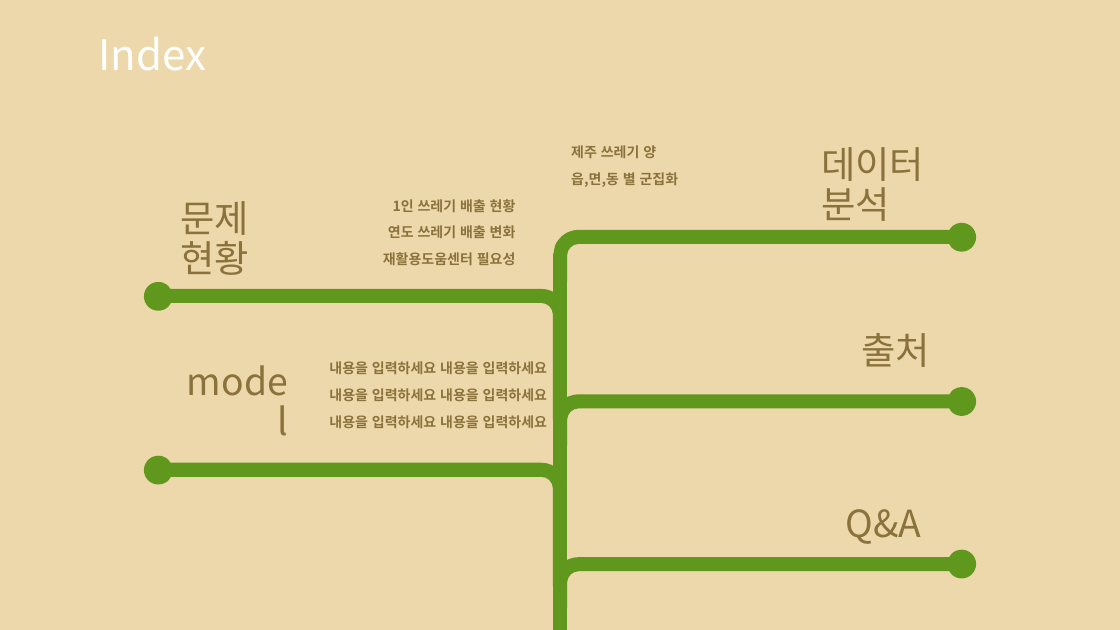
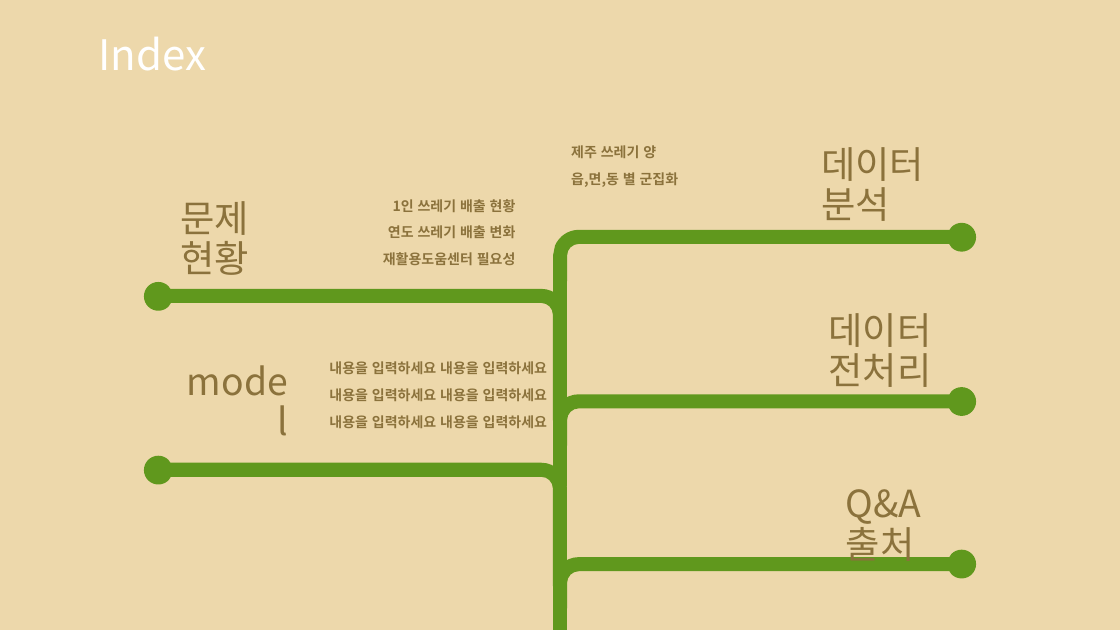
Before and after one commit to so-jeong0127/Python-Project, a slide deck: slide 2 of 3조_1차_재활용도움센터 위치 선정.pptx. Drawn at 1120x630 pixels with LibreOffice and Linux fonts; fonts in the diff are those of the drawing; background and template pictures are left out. Boxes give left, top, right and bottom in pixels: in the first picture for what was removed or moved away, otherwise in the second. Text is boxed around its words. In the diff, an @@ line names an element or a change of style, - is before the commit and + after.

```diff
--- a/3조_1차_재활용도움센터 위치 선정.pptx
+++ b/3조_1차_재활용도움센터 위치 선정.pptx
@@ text at (x1=828, y1=313, x2=931, y2=395): text changed @@
-출처
+데이터
+전처리
@@ text at (x1=846, y1=489, x2=922, y2=568): text changed @@
-Q&A
+Q&A 출처
```
Also in this commit, not shown: 5 other slides changed, 1 other file.
